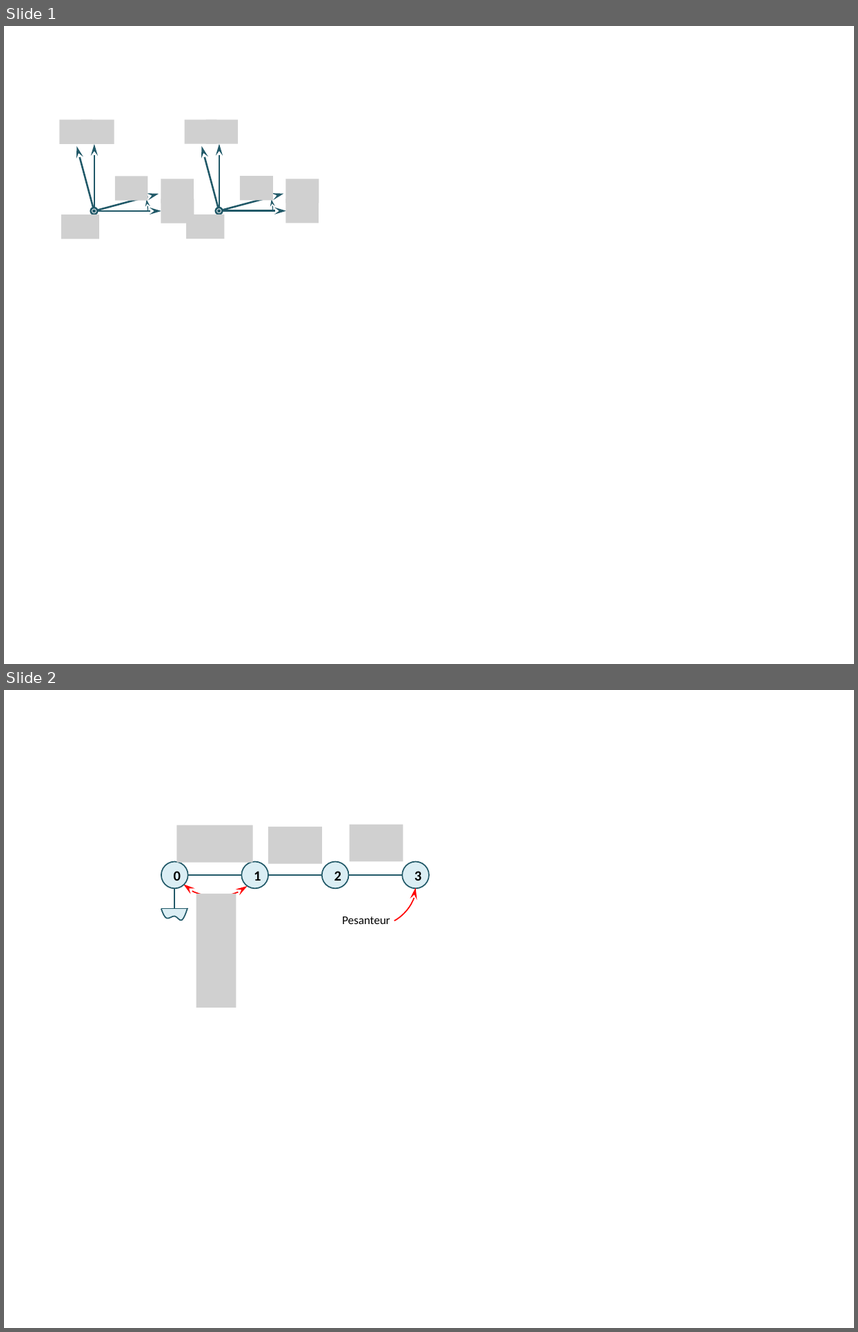
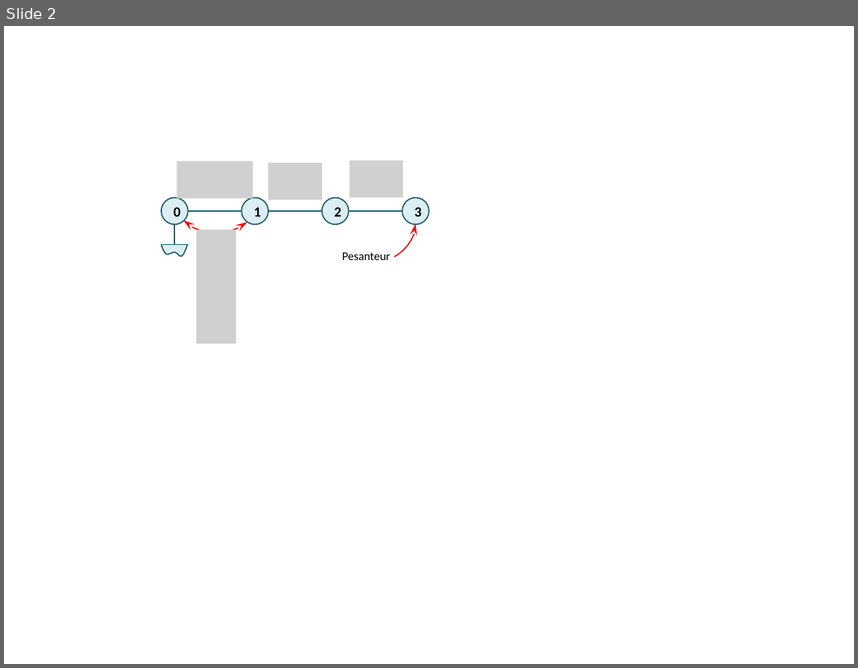
Before and after one commit to xpessoles/Cy_04_PSI_ModelisationDynamique, a slide deck: Chapitre_04_Methodologie/Application_04_PFD_CO_ChargementCargo/images/Figures.pptx. Shown one above the other, each under a label of ours: slides 1 and 2 before the commit, slide 2 after it. The pictures are 858x1332 and 858x668 pixels, drawn with LibreOffice and Linux fonts; fonts in the diff are those of the drawing; grey boxes stand for pictures. Boxes give left, top, right and bottom in pixels: in the first picture for what was removed or moved away, otherwise in the second. Text is boxed around its words. In the diff, an @@ line names an element or a change of style, - is before the commit and + after.

```diff
--- a/Chapitre_04_Methodologie/Application_04_PFD_CO_ChargementCargo/images/Figures.pptx
+++ b/Chapitre_04_Methodologie/Application_04_PFD_CO_ChargementCargo/images/Figures.pptx
@@ slide 1 removed at (x1=4, y1=26, x2=854, y2=664), background #FFFFFF @@
@@ picture removed at (x1=59, y1=120, x2=92, y2=144) @@
@@ picture removed at (x1=81, y1=120, x2=114, y2=144) @@
@@ picture removed at (x1=184, y1=120, x2=217, y2=144) @@
@@ picture removed at (x1=206, y1=120, x2=239, y2=144) @@
@@ arc (boxed as its full ellipse) removed at (x1=41, y1=158, x2=148, y2=265) @@
@@ arc (boxed as its full ellipse) removed at (x1=165, y1=157, x2=272, y2=264) @@
@@ picture removed at (x1=115, y1=176, x2=148, y2=201) @@
@@ picture removed at (x1=161, y1=179, x2=194, y2=203) @@
@@ picture removed at (x1=240, y1=176, x2=274, y2=201) @@
@@ picture removed at (x1=286, y1=179, x2=319, y2=203) @@
@@ group removed at (x1=77, y1=144, x2=161, y2=215): 4 arrows, 2 ellipses @@
@@ picture removed at (x1=161, y1=198, x2=194, y2=223) @@
@@ group removed at (x1=202, y1=144, x2=286, y2=214): 4 arrows, 2 ellipses @@
@@ picture removed at (x1=286, y1=198, x2=319, y2=223) @@
@@ picture removed at (x1=61, y1=215, x2=99, y2=239) @@
@@ picture removed at (x1=186, y1=215, x2=224, y2=239) @@
```
Also in this commit, not shown: 1 slide added, 4 other files.
